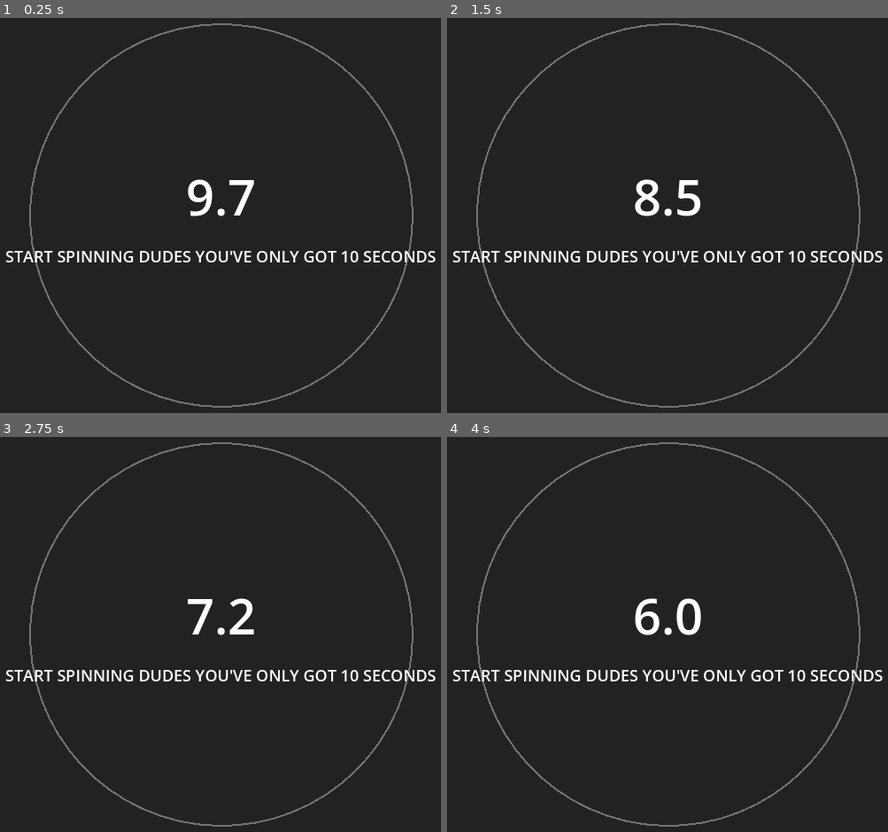
Above: before the commit, frames 1-4 (two rows, left to right).
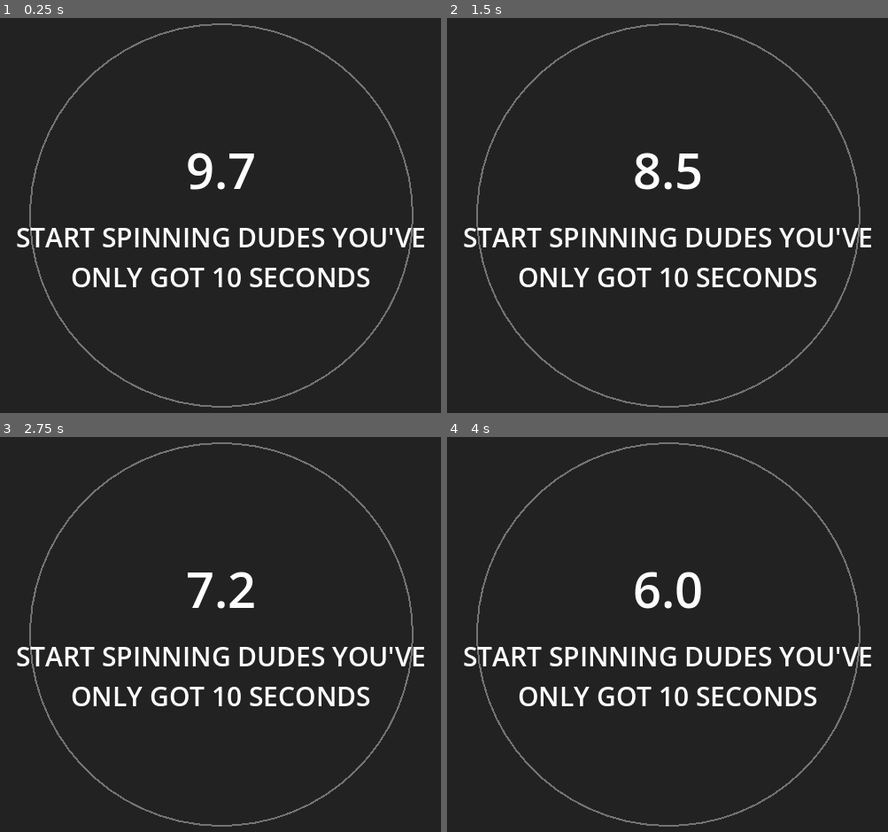
Above: after the commit, the same moments.

Repository: cbrenton/beyblade
Game: Godot game, scene res://main.tscn
Same seed, same stepped clock (60 frames per second), same inputs: the game is played once before the commit and once after it.
Inputs:
- Up to frame 1 (0.25 s): no input
- Up to frame 2 (1.5 s): tap Enter at 0.5 s; hold D 0.53-1.28 s; hold F 0.53-1.28 s; tap Space at 0.77 s; hold S from 1.28 s (still down); tap G at 1.35 s
- Up to frame 3 (2.75 s): tap Space at 1.52 s; release S at 2.03 s; hold D from 2.03 s (still down); hold I from 2.03 s (still down)
- Up to frame 4 (4 s): release D at 2.78 s; release I at 2.78 s; hold W 2.78-3.53 s; tap K at 2.85 s; tap Space at 3.02, 3.77 s; hold A from 3.53 s (still down); hold J from 3.53 s (still down)

The runs differ from the first frame. In frame 1, 5.7% of the frame differs, in the area x 1-99%, y 34-69%; in frame 2, 5.8%; in frame 3, 5.6%; in frame 4, 5.9%.

Commit message:
make the font telling people to spin bigger

Diff:
--- a/godot/scripts/arena.gd
+++ b/godot/scripts/arena.gd
@@ -1,7 +1,7 @@
 extends StaticBody2D
 
-const WARMUP_SEC := 10.0
-const RESULTS_SEC := 5.0
+const SPIN_TIME_LEFT_SEC := 10.0
+const TIME_TILL_BATTLE_SEC := 5.0
 const SPIN_INSTRUCTION := "START SPINNING DUDES YOU'VE ONLY GOT 10 SECONDS"
 
 @export var radius: float = 100.0
@@ -14,8 +14,8 @@
 
 enum _Overlay { SPINNING, READY_FOR_BATTLE, OFF }
 var _overlay_phase: _Overlay = _Overlay.OFF
-var _warmup_left := WARMUP_SEC
-var _results_left := RESULTS_SEC
+var _spin_time_left := SPIN_TIME_LEFT_SEC
+var _time_till_battle_left := TIME_TILL_BATTLE_SEC
 var _p1_spins := 0
 var _p2_spins := 0
 var _overlay_layer: CanvasLayer
@@ -61,35 +61,35 @@
     _instruction_label.horizontal_alignment = HORIZONTAL_ALIGNMENT_CENTER
     _instruction_label.autowrap_mode = TextServer.AUTOWRAP_WORD_SMART
     _instruction_label.custom_minimum_size = Vector2(520, 0)
-    _instruction_label.add_theme_font_size_override("font_size", 18)
+    _instruction_label.add_theme_font_size_override("font_size", 30)
     _instruction_label.add_theme_color_override("font_color", Color.WHITE)
     _instruction_label.text = SPIN_INSTRUCTION
     vbox.add_child(_instruction_label)
 
     _overlay_phase = _Overlay.SPINNING
-    _warmup_left = WARMUP_SEC
-    _countdown_label.text = "%.1f" % _warmup_left
+    _spin_time_left = SPIN_TIME_LEFT_SEC
+    _countdown_label.text = "%.1f" % _spin_time_left
 
 
 func _process(delta: float) -> void:
     match _overlay_phase:
         _Overlay.SPINNING:
-            if _warmup_left > 0.0:
+            if _spin_time_left > 0.0:
                 _p1_spins += absi(RCadeInput.p1_spinner_delta())
                 _p2_spins += absi(RCadeInput.p2_spinner_delta())
-            _warmup_left -= delta
-            if _warmup_left > 0.0:
-                _countdown_label.text = "%.1f" % _warmup_left
+            _spin_time_left -= delta
+            if _spin_time_left > 0.0:
+                _countdown_label.text = "%.1f" % _spin_time_left
             else:
-                _warmup_left = 0.0
+                _spin_time_left = 0.0
                 _overlay_phase = _Overlay.READY_FOR_BATTLE
-                _results_left = RESULTS_SEC
+                _time_till_battle_left = TIME_TILL_BATTLE_SEC
                 _instruction_label.visible = false
                 _countdown_label.add_theme_font_size_override("font_size", 28)
                 _countdown_label.text = "P1: %d spins\nP2: %d spins" % [_p1_spins, _p2_spins]
         _Overlay.READY_FOR_BATTLE:
-            _results_left -= delta
-            if _results_left <= 0.0:
+            _time_till_battle_left -= delta
+            if _time_till_battle_left <= 0.0:
                 _overlay_phase = _Overlay.OFF
                 _overlay_layer.queue_free()
                 _overlay_layer = null
